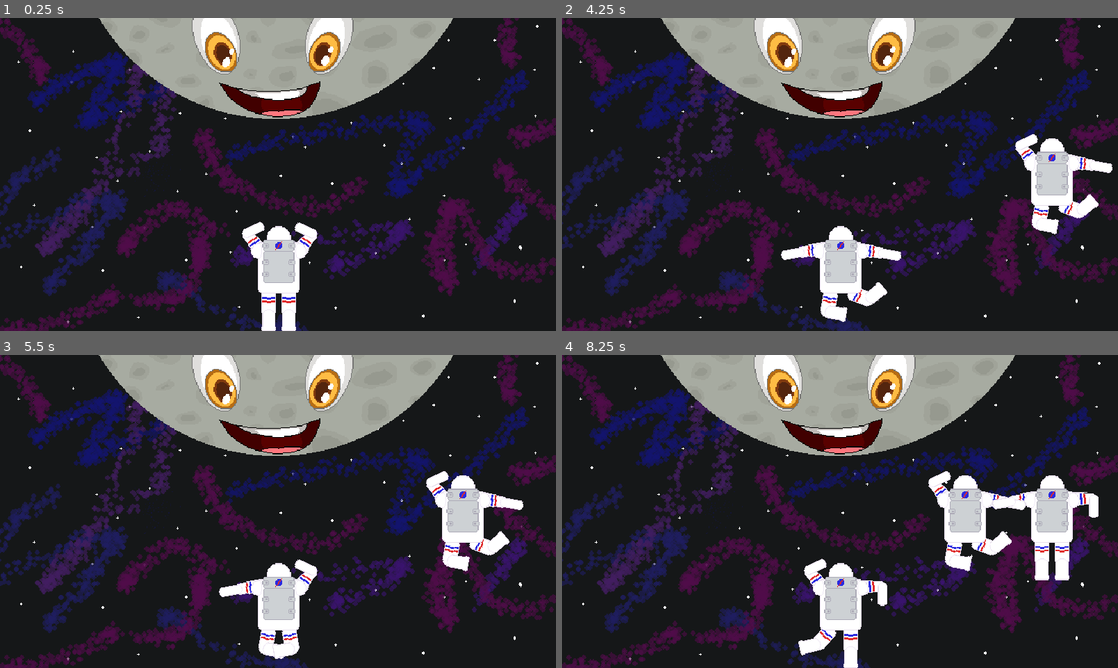
Above: before the commit, frames 1-4 (two rows, left to right).
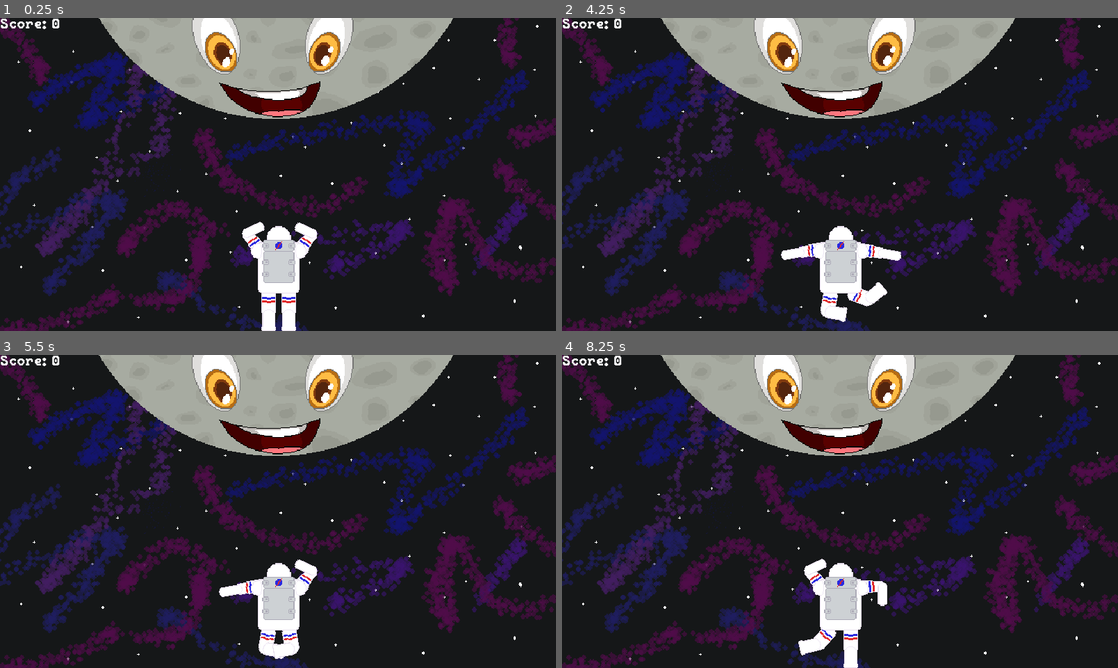
Above: after the commit, the same moments.

Repository: ADON15c/GGJ-2024
Game: Godot game, scene res://Scenes/Game/Game.tscn
Same seed, same stepped clock (60 frames per second), same inputs: the game is played once before the commit and once after it.
Inputs:
- Up to frame 1 (0.25 s): no input
- Up to frame 2 (4.25 s): tap Enter at 0.5, 2, 3.5 s; hold D 0.53-1.28 s; tap F at 0.6, 2.85 s; tap Space at 1.25, 2.75 s; tap J at 1.35, 3.6 s; hold D 2.03-3.53 s; tap K at 2.1 s
- Up to frame 3 (5.5 s): tap K at 4.35 s; tap F at 5.1 s
- Up to frame 4 (8.25 s): hold D 5.78-8.03 s; tap one key every 0.75 s from 5.85 s: J K F J

The runs differ from the first frame. In frame 1, 0.2% of the frame differs, in the area x 0-11%, y 0-4%; in frame 2, 2.7%; in frame 3, 2.6%; in frame 4, 5.0%, in the area x 0-97%, y 0-72%.

Commit message:
Scoreage and transparent men

Diff:
--- a/Scenes/Game/Game.tscn
+++ b/Scenes/Game/Game.tscn
@@ -1,7 +1,8 @@
-[gd_scene load_steps=11 format=3 uid="uid://dak8hh4x7eg3h"]
+[gd_scene load_steps=12 format=3 uid="uid://dak8hh4x7eg3h"]
 
 [ext_resource type="Script" path="res://Scenes/Game/Game.gd" id="1_nhk6d"]
 [ext_resource type="PackedScene" uid="uid://bssrbj1155wrh" path="res://Scenes/QuickTimePlayer/QuickTimePlayer.tscn" id="1_s1w0o"]
+[ext_resource type="PackedScene" uid="uid://c2oxub8uhv1ep" path="res://Scenes/Score/Score.tscn" id="2_5kuwr"]
 [ext_resource type="Texture2D" uid="uid://bff05m2r8vib5" path="res://Assets/Sprites/Background.png" id="2_5per3"]
 [ext_resource type="PackedScene" uid="uid://c6gfch3ytf4u5" path="res://Scenes/Astronaut/Astronaut.tscn" id="3_1lj40"]
 [ext_resource type="Texture2D" uid="uid://dre87dgyc3eto" path="res://Assets/Sprites/Moon.png" id="3_kugsw"]
@@ -50,6 +51,8 @@
 [node name="Game" type="Node2D"]
 script = ExtResource("1_nhk6d")
 
+[node name="Score" parent="." instance=ExtResource("2_5kuwr")]
+
 [node name="Space" type="Sprite2D" parent="."]
 z_index = -100
 position = Vector2(320, 180)
@@ -65,3 +68,6 @@
 [node name="Astronaut" parent="." instance=ExtResource("3_1lj40")]
 z_index = 3
 position = Vector2(321, 301)
+
+[connection signal="pose_failure" from="QuickTimePlayer" to="Score" method="_on_fail"]
+[connection signal="pose_success" from="QuickTimePlayer" to="Score" method="_on_success"]
--- a/Scenes/Pose/Pose.gd
+++ b/Scenes/Pose/Pose.gd
@@ -5,6 +5,7 @@
 @export var start : Vector2
 @export var end : Vector2
 @export var fail_pos : float
+var available : bool;
 
 
 var pos : float:
@@ -15,7 +16,7 @@
 			failed.emit()
 			queue_free()
 
-signal success
+signal success(from: Pose)
 signal failed
 
 
@@ -24,5 +25,11 @@
 	pos = pos
 
 func hit():
-	success.emit()
+	if !available:
+		return;
+	success.emit(self)
 	queue_free()
+
+func _on_made_available():
+	modulate.a = 1;
+	available = true;
--- a/Scenes/Pose/Pose.tscn
+++ b/Scenes/Pose/Pose.tscn
@@ -4,6 +4,7 @@
 [ext_resource type="PackedScene" uid="uid://c6gfch3ytf4u5" path="res://Scenes/Astronaut/Astronaut.tscn" id="2_t35yq"]
 
 [node name="Pose" type="Node2D"]
+modulate = Color(1, 1, 1, 0.372549)
 script = ExtResource("1_aq47b")
 
 [node name="Astronaut" parent="." instance=ExtResource("2_t35yq")]
--- a/Scenes/QuickTimePlayer/QuickTimePlayer.gd
+++ b/Scenes/QuickTimePlayer/QuickTimePlayer.gd
@@ -13,6 +13,8 @@
 		changed_pose()
 
 signal pose_changed(new_pose : Vector4i)
+signal pose_success()
+signal pose_failure()
 
 func _ready():
 	$Timer.timeout.connect(func(): spawn_pose())
@@ -42,18 +44,30 @@
 	pose.start = $"Letter Start Marker".position
 	pose.end = $"Letter End Marker".position
 	pose.fail_pos = 1.05
-	pose.success.connect(delete_pose)
-	pose.failed.connect(delete_pose)
+	pose.success.connect(success)
+	pose.failed.connect(failure);
 
 	add_child(pose)
 	poses.append(pose)
 
+	if poses.size() == 1:
+		pose._on_made_available();
 
-func delete_pose():
+func success(pose):
+	if poses.find(pose) != 0:
+		return;
+	poses.erase(pose)
+
+	if poses.size() >= 1:
+		poses[0]._on_made_available();
+	pose_success.emit();
+
+func failure():
 	poses.remove_at(0)
-
+	pose_failure.emit();
 
 func changed_pose():
 	pose_changed.emit(current_pose)
-	if poses.size() > 0 and current_pose == poses[0].pose:
-		poses[0].hit()
+	for pose in poses:
+		if current_pose == pose.pose:
+			pose.hit()
--- a/Scenes/QuickTimePlayer/QuickTimePlayer.tscn
+++ b/Scenes/QuickTimePlayer/QuickTimePlayer.tscn
@@ -12,5 +12,5 @@
 position = Vector2(-250, 0)
 
 [node name="Timer" type="Timer" parent="."]
-wait_time = 4.0
+wait_time = 10.0
 autostart = true
--- /dev/null
+++ b/Scenes/Score/Score.gd
@@ -0,0 +1,18 @@
+extends Node2D
+
+var score = 0;
+var health = 0;
+const health_bonus = 5;
+# Called when the node enters the scene tree for the first time.
+func _ready():
+	pass # Replace with function body.
+
+# Called every frame. 'delta' is the elapsed time since the previous frame.
+func _process(delta):
+	$Label.text = "Score: %s" % [score];
+
+
+func _on_fail():
+	health -= 1;
+func _on_success():
+	score += 1;
--- /dev/null
+++ b/Scenes/Score/Score.tscn
@@ -0,0 +1,16 @@
+[gd_scene load_steps=4 format=3 uid="uid://c2oxub8uhv1ep"]
+
+[ext_resource type="Script" path="res://Scenes/Score/Score.gd" id="1_j6a5u"]
+[ext_resource type="FontFile" uid="uid://c0hd51nplijps" path="res://Assets/Fonts/PeaberryBase.woff" id="1_sjb6d"]
+
+[sub_resource type="LabelSettings" id="LabelSettings_rhi78"]
+font = ExtResource("1_sjb6d")
+
+[node name="Score" type="Node2D"]
+script = ExtResource("1_j6a5u")
+
+[node name="Label" type="Label" parent="."]
+offset_right = 40.0
+offset_bottom = 23.0
+text = "Score: 69"
+label_settings = SubResource("LabelSettings_rhi78")
